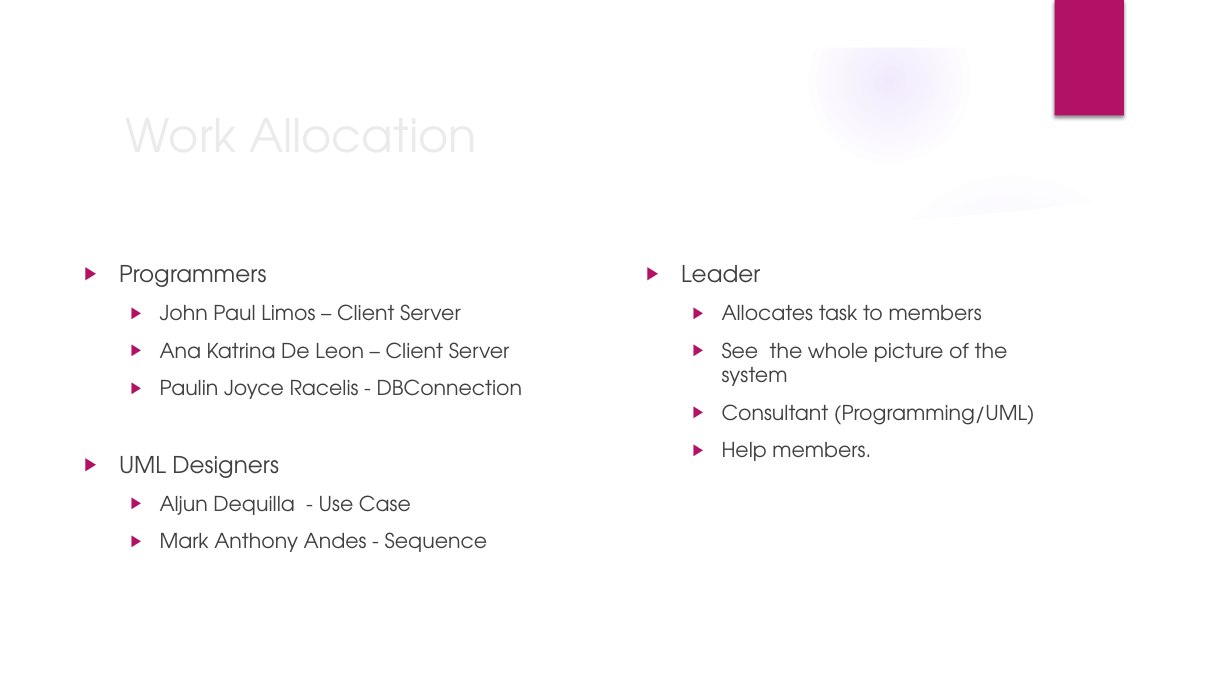
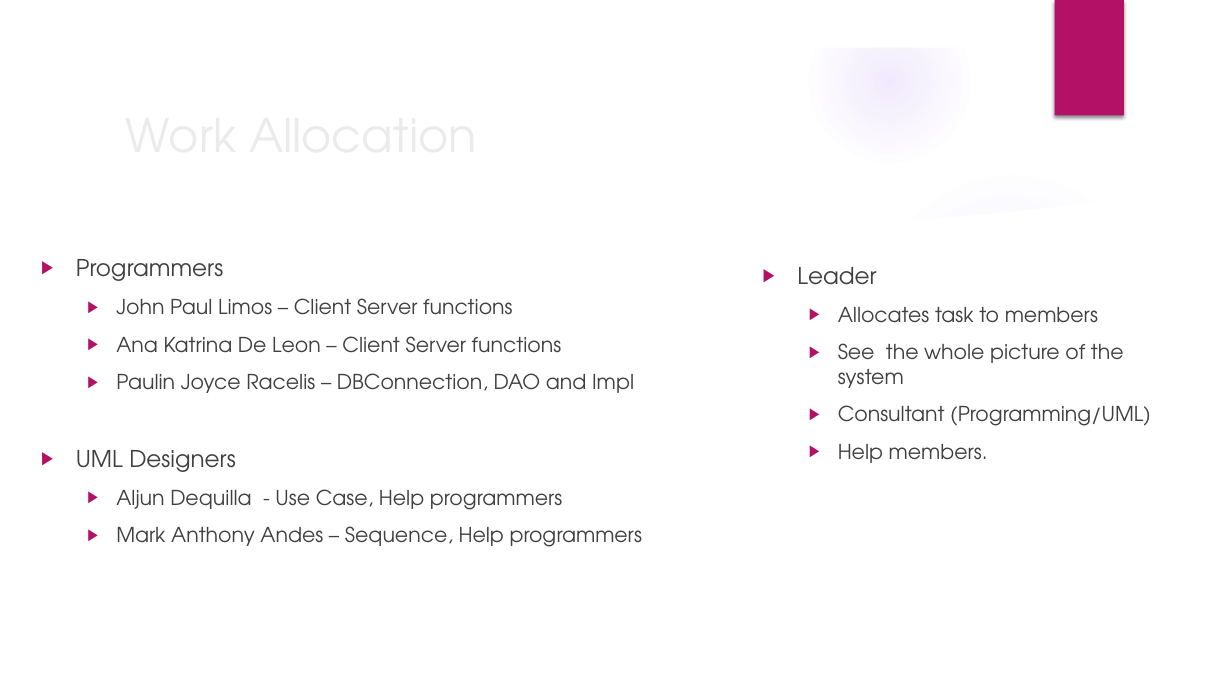
Before and after one commit to MNLBC/Group1Projects, a slide deck: slide 4 of W2D5Project/PPT/GROUP 1 - W2Project.pptx. Drawn at 1232x693 pixels with LibreOffice and Linux fonts; fonts in the diff are those of the drawing; background and template pictures are left out. Boxes give left, top, right and bottom in pixels: in the first picture for what was removed or moved away, otherwise in the second. Text is boxed around its words. In the diff, an @@ line names an element or a change of style, - is before the commit and + after.

```diff
--- a/W2D5Project/PPT/GROUP 1 - W2Project.pptx
+++ b/W2D5Project/PPT/GROUP 1 - W2Project.pptx
@@ text "Programmers" moved from (x1=119, y1=265, x2=522, y2=552) to (x1=76, y1=259, x2=642, y2=547) @@
@@ text "Leader" moved from (x1=681, y1=265, x2=1035, y2=461) to (x1=797, y1=267, x2=1151, y2=463) @@
@@ text at (x1=116, y1=298, x2=634, y2=393): text changed @@
-  ▶ John Paul Limos – Client Server
-  ▶ Ana Katrina De Leon – Client Server
-  ▶ Paulin Joyce Racelis - DBConnection
+  ▶ John Paul Limos – Client Server functions
+  ▶ Ana Katrina De Leon – Client Server functions
+  ▶ Paulin Joyce Racelis – DBConnection, DAO and Impl
@@ text at (x1=116, y1=489, x2=642, y2=547): text changed @@
-  ▶ Aljun Dequilla - Use Case
-  ▶ Mark Anthony Andes - Sequence
+  ▶ Aljun Dequilla - Use Case, Help programmers
+  ▶ Mark Anthony Andes – Sequence, Help programmers
```
Also in this commit, not shown: 1 other slide changed, 3 slides removed, 3 other files.
